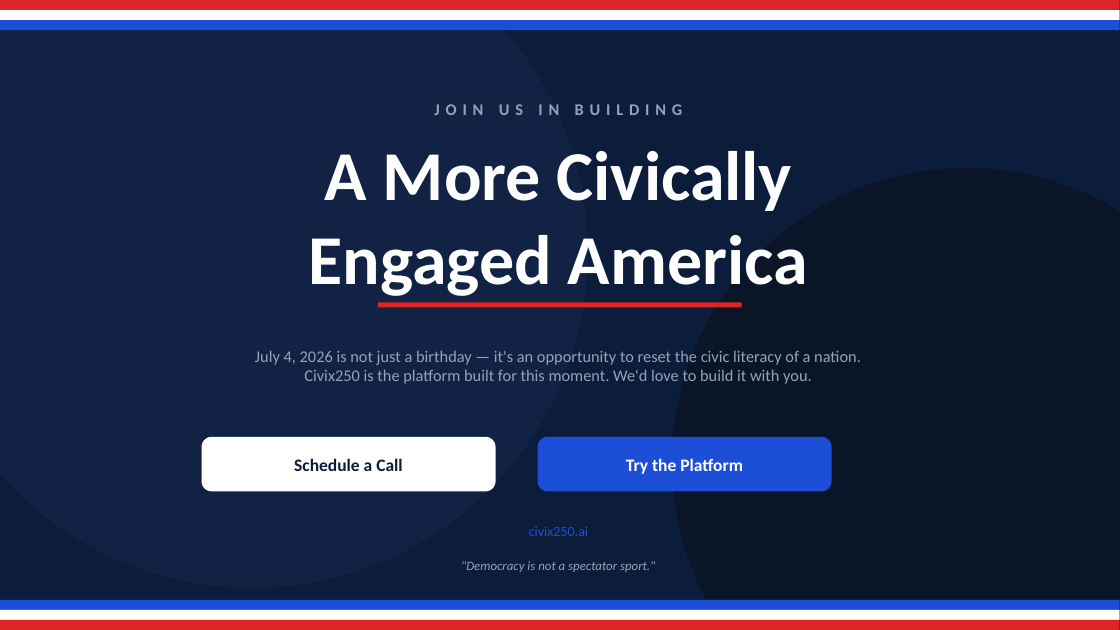
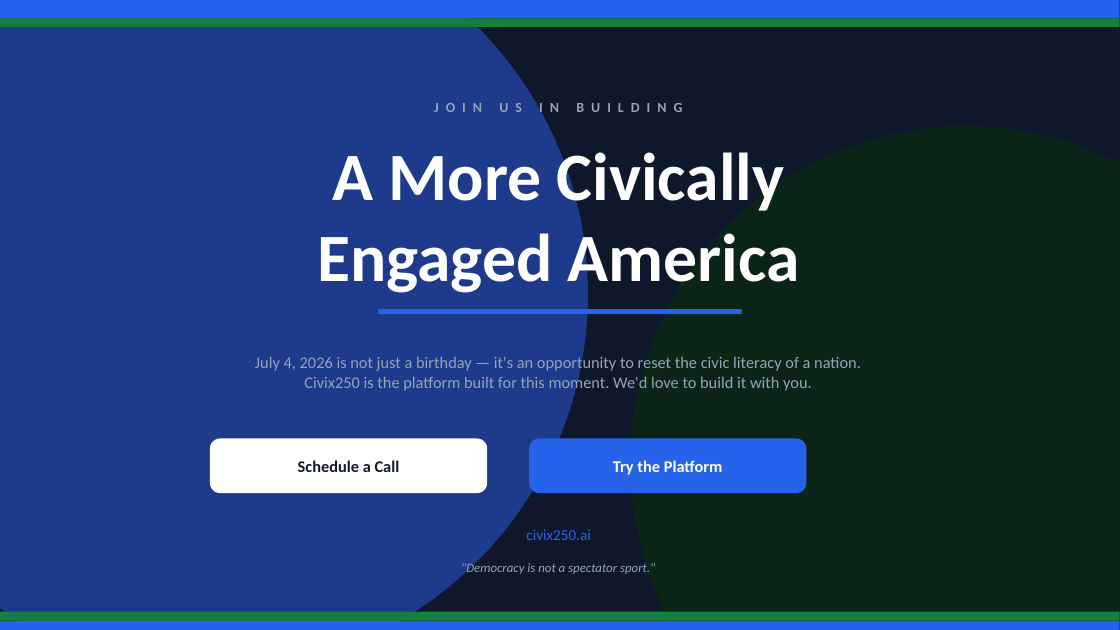
Before and after one commit to protim1907-oss/civixos-v2, a slide deck: slide 10 of Civix250_Pitch_Deck_Redesigned.pptx. Drawn at 1120x630 pixels with LibreOffice and Linux fonts; fonts in the diff are those of the drawing. Boxes give left, top, right and bottom in pixels: in the first picture for what was removed or moved away, otherwise in the second. Text is boxed around its words. In the diff, an @@ line names an element or a change of style, - is before the commit and + after.

```diff
--- a/Civix250_Pitch_Deck_Redesigned.pptx
+++ b/Civix250_Pitch_Deck_Redesigned.pptx
@@ background #0B1D3A to #0F172A @@
@@ rectangle: place and size @@
-rectangle at box(0, 0, 1120, 10)
+rectangle at box(0, 0, 1120, 18)
@@ rectangle at box(0, 0, 1120, 18): fill #DC2626 to #2563EB @@
@@ rectangle: place and size @@
-rectangle at box(0, 10, 1120, 20)
+rectangle at box(0, 18, 1120, 27)
@@ rectangle at box(0, 18, 1120, 27): fill #FFFFFF to #15803D @@
@@ ellipse: place and size @@
-ellipse at box(0, 0, 588, 588)
+ellipse at box(0, 0, 588, 630)
@@ ellipse at box(0, 0, 588, 630): fill #112244 to #1E3A8A @@
@@ rectangle removed at box(0, 20, 1120, 30) @@
@@ text "JOIN US IN BUILDING" at box(42, 84, 1075, 130): size 14 to 12 pt, letter spacing 5 to 6 pt @@
@@ text "A More Civically" at box(317, 145, 800, 298): size 60 to 58 pt @@
@@ ellipse: place and size @@
-ellipse at box(672, 168, 1120, 630)
+ellipse at box(630, 126, 1120, 630)
@@ ellipse at box(630, 126, 1120, 630): fill #0A1628 to #0A2518 @@
@@ text "July 4, 2026 is not ..." rewrapped from box(255, 350, 861, 384) to box(255, 355, 861, 393) @@
@@ rectangle at box(378, 309, 742, 314): fill #DC2626 to #2563EB @@
@@ rectangle: place and size @@
-rectangle at box(378, 302, 742, 308)
+rectangle at box(378, 309, 742, 314)
@@ text "Schedule a Call" at box(298, 460, 400, 472): size 15 to 14 pt, text colour #0B1D3A to #0F172A @@
@@ rounded rectangle: place and size @@
-rounded rectangle at box(202, 437, 496, 492)
+rounded rectangle at box(210, 439, 487, 493)
@@ text "Try the Platform": place and size @@
-text "Try the Platform" at box(626, 458, 743, 474)
+text "Try the Platform" at box(613, 460, 723, 475)
@@ text "Try the Platform" at box(613, 460, 723, 475): size 15 to 14 pt @@
@@ rounded rectangle at box(529, 439, 807, 493): fill #1D4ED8 to #2563EB @@
@@ rounded rectangle: place and size @@
-rounded rectangle at box(538, 437, 832, 492)
+rounded rectangle at box(529, 439, 807, 493)
@@ text "civix250.ai" at box(526, 529, 590, 540): size 12 to 13 pt, text colour #1D4ED8 to #2563EB @@
@@ text ""Democracy is not a spectator ...": place and size @@
-text ""Democracy is not a spectator ..." at box(461, 561, 655, 572)
+text ""Democracy is not a spectator ..." at box(461, 562, 655, 576)
@@ rectangle at box(0, 612, 1120, 621): fill #FFFFFF to #15803D @@
@@ rectangle: place and size @@
-rectangle at box(0, 600, 1120, 610)
+rectangle at box(0, 621, 1120, 630)
@@ rectangle at box(0, 621, 1120, 630): fill #1D4ED8 to #2563EB @@
@@ rectangle removed at box(0, 620, 1120, 630) @@
```
Also in this commit, not shown: 9 other slides changed, 1 other file.
